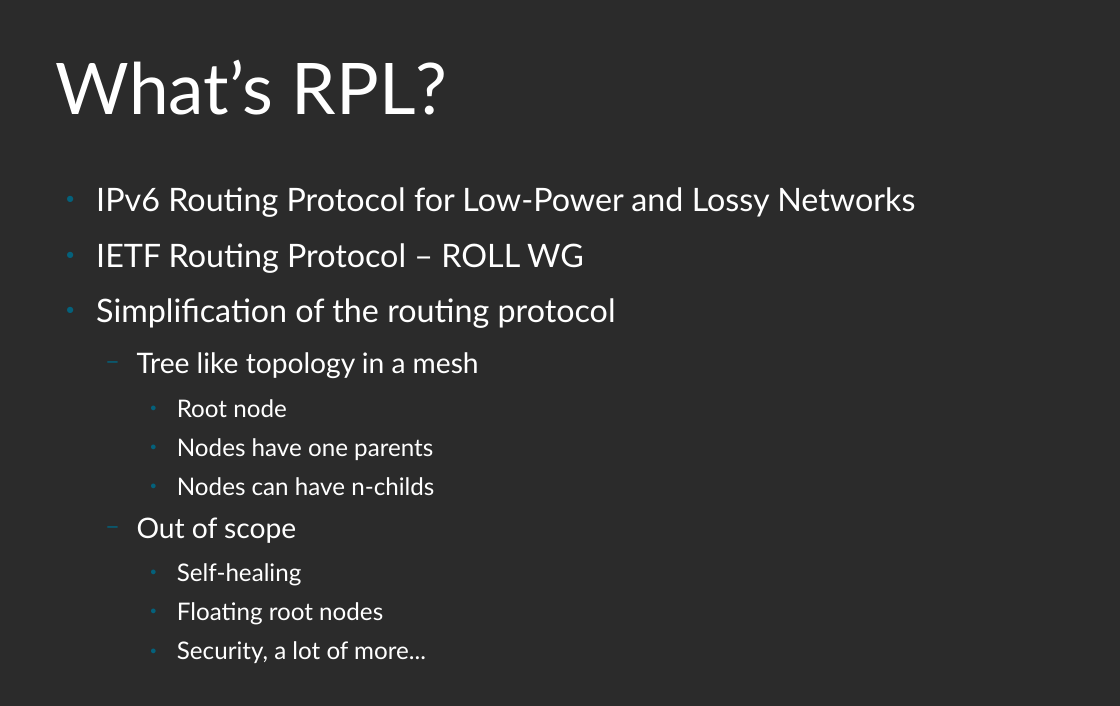
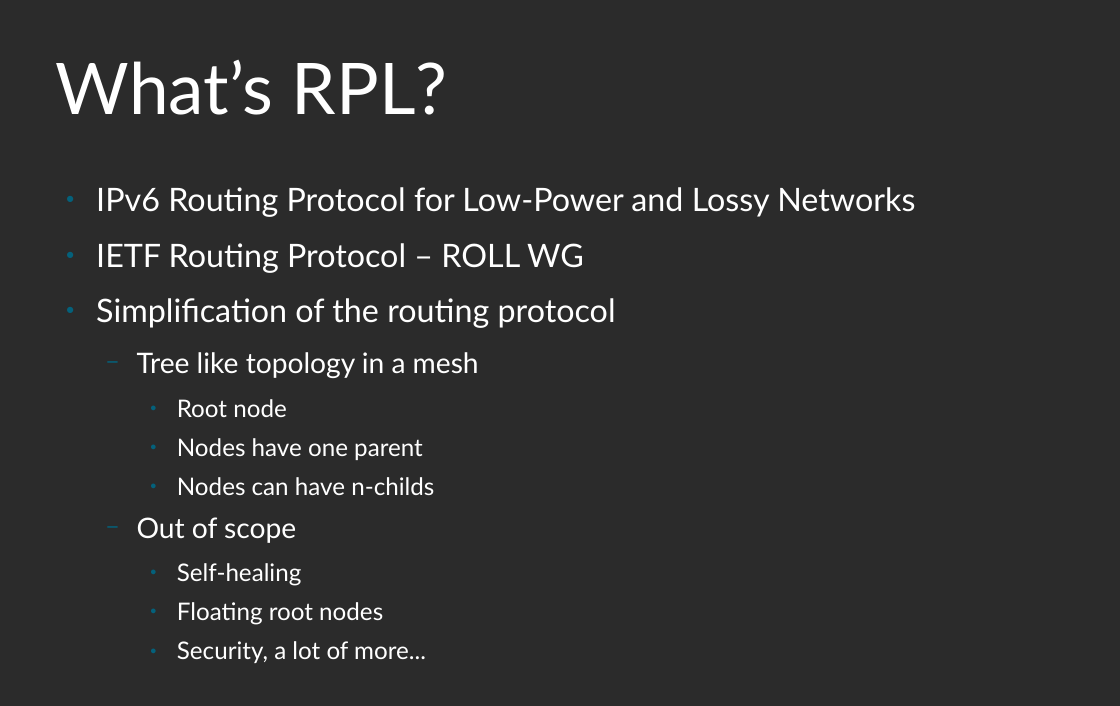
Before and after one commit to linux-wpan/wpan-misc, a slide deck: slide 2 of conferences/netdev_0x14/slides/slides.odp. Drawn at 1120x706 pixels with LibreOffice and Linux fonts; fonts in the diff are those of the drawing; background and template pictures are left out; a plain dark background stands for a picture behind light text. Boxes give left, top, right and bottom in pixels: in the first picture for what was removed or moved away, otherwise in the second. Text is boxed around its words. In the diff, an @@ line names an element or a change of style, - is before the commit and + after.

Commit message:
netdev_0x14: typo fix in slides
Its a singular parent for the childs.

```diff
--- a/conferences/netdev_0x14/slides/slides.odp
+++ b/conferences/netdev_0x14/slides/slides.odp
@@ text at (177, 438, 423, 460): text changed @@
-    ● Nodes have one parents
+    ● Nodes have one parent
```
